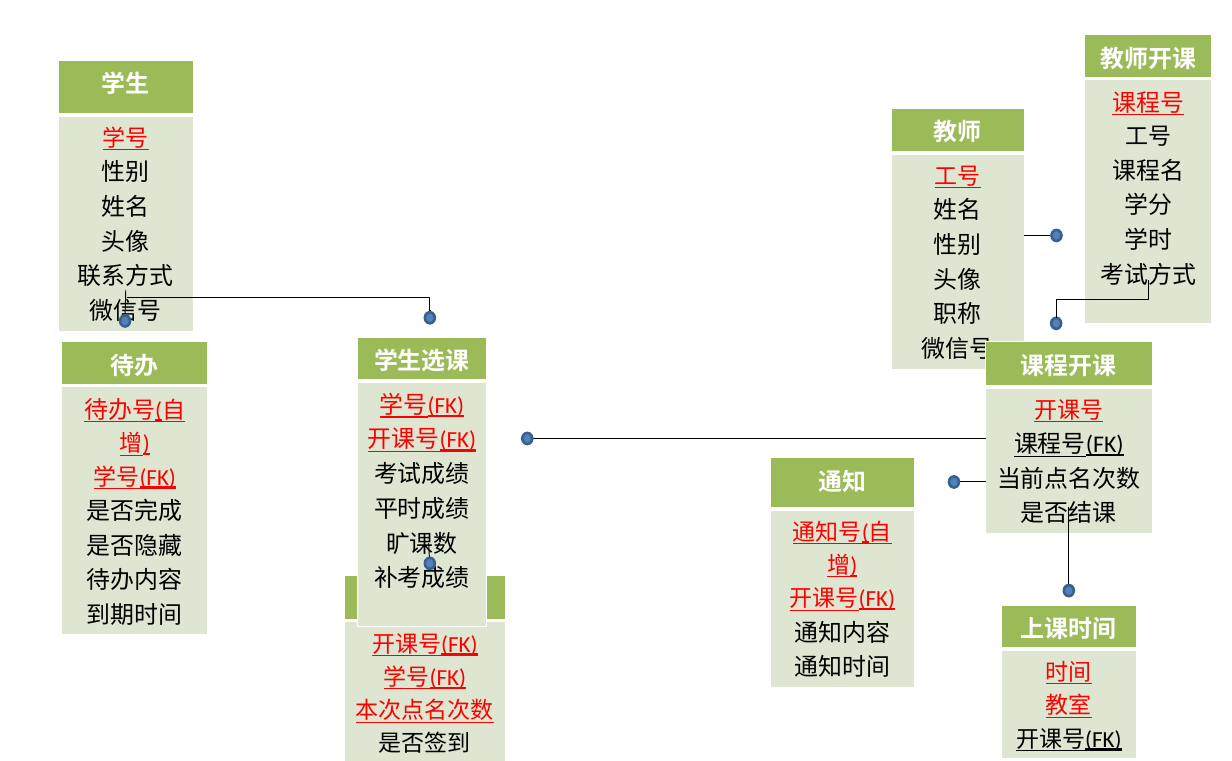
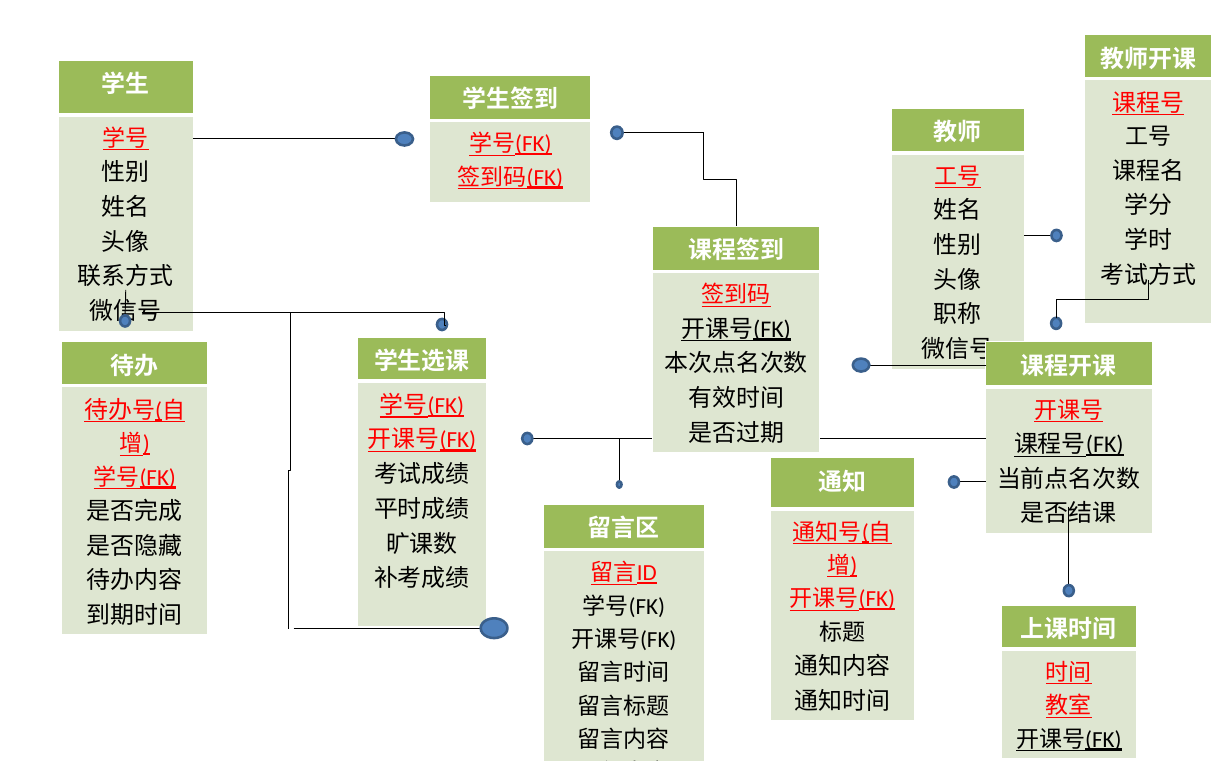
Before and after one commit to Maaseer/kyykt-.netcore-ef, a slide deck: slide 1 of 设计资料/数据库.pptx. Drawn at 1232x761 pixels with LibreOffice and Linux fonts; fonts in the diff are those of the drawing. Boxes give left, top, right and bottom in pixels: in the first picture for what was removed or moved away, otherwise in the second. Text is boxed around its words. In the diff, an @@ line names an element or a change of style, - is before the commit and + after.

Commit message:
更新了数据库，完成了自动变化二维码签到模块API

```diff
--- a/设计资料/数据库.pptx
+++ b/设计资料/数据库.pptx
@@ table at [430, 75, 591, 203] @@
-row 2, column 1: 开课号(FK) / 学号(FK) / 本次点名次数 / 是否签到
+row 2, column 1: 学号(FK) / 签到码(FK)
@@ table: place and size @@
-table at [344, 575, 505, 757]
+table at [430, 75, 591, 203]
@@ line added from (193, 139) to (396, 139), #000000 0.75 pt @@
@@ ellipse added at [395, 133, 413, 146], fill #4F81BD, outline #3A5F8C 2 pt @@
@@ ellipse added at [611, 127, 622, 138], fill #4F81BD, outline #3A5F8C 2 pt @@
@@ line added from (703, 132) to (622, 132), #000000 0.75 pt @@
@@ elbow line added from (703, 132) to (736, 226), #000000 0.75 pt @@
@@ table added at [652, 226, 819, 447], 2 rows, 1 columns @@
+课程签到
+签到码 / 开课号(FK) / 本次点名次数 / 有效时间 / 是否过期
@@ elbow line moved from (127, 297) - (430, 310) to (142, 312) - (445, 326) @@
@@ elbow line added from (290, 313) to (289, 628), #000000 0.75 pt @@
@@ ellipse: place and size @@
-ellipse at [425, 312, 435, 323]
+ellipse at [437, 318, 447, 329]
@@ ellipse added at [852, 359, 869, 372], fill #4F81BD, outline #3A5F8C 2 pt @@
@@ line added from (985, 365) to (869, 365), #000000 0.75 pt @@
@@ line added from (619, 438) to (619, 481), #000000 0.75 pt @@
@@ table at [770, 457, 914, 715] @@
-row 2, column 1: 通知号(自增) / 开课号(FK) / 通知内容 / 通知时间
+row 2, column 1: 通知号(自增) / 开课号(FK) / 标题 / 通知内容 / 通知时间
@@ table added at [543, 504, 704, 753], 2 rows, 1 columns @@
+留言区
+留言ID / 学号(FK) / 开课号(FK) / 留言时间 / 留言标题 / 留言内容 / 回复内容
@@ ellipse added at [616, 481, 621, 488], fill #4F81BD, outline #3A5F8C 2 pt @@
@@ line removed from (429, 543) to (430, 569) @@
@@ line added from (294, 628) to (481, 628), #000000 0.75 pt @@
@@ ellipse at [480, 618, 507, 638]: rotation 0 to 270 degrees @@
```
Also in this commit, not shown: 22 other files.
